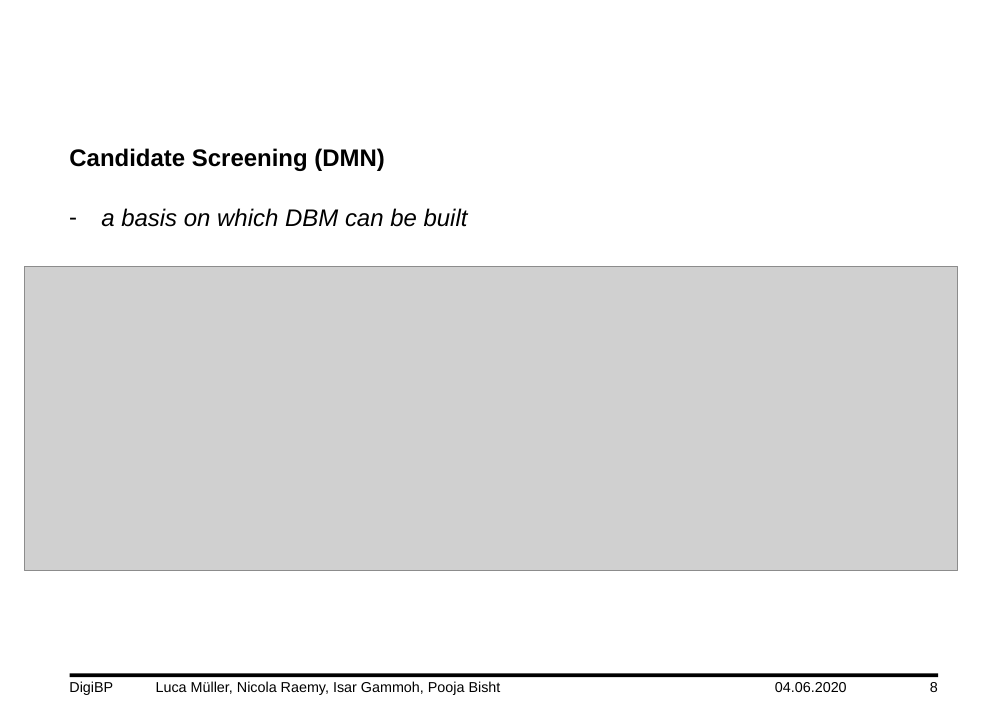
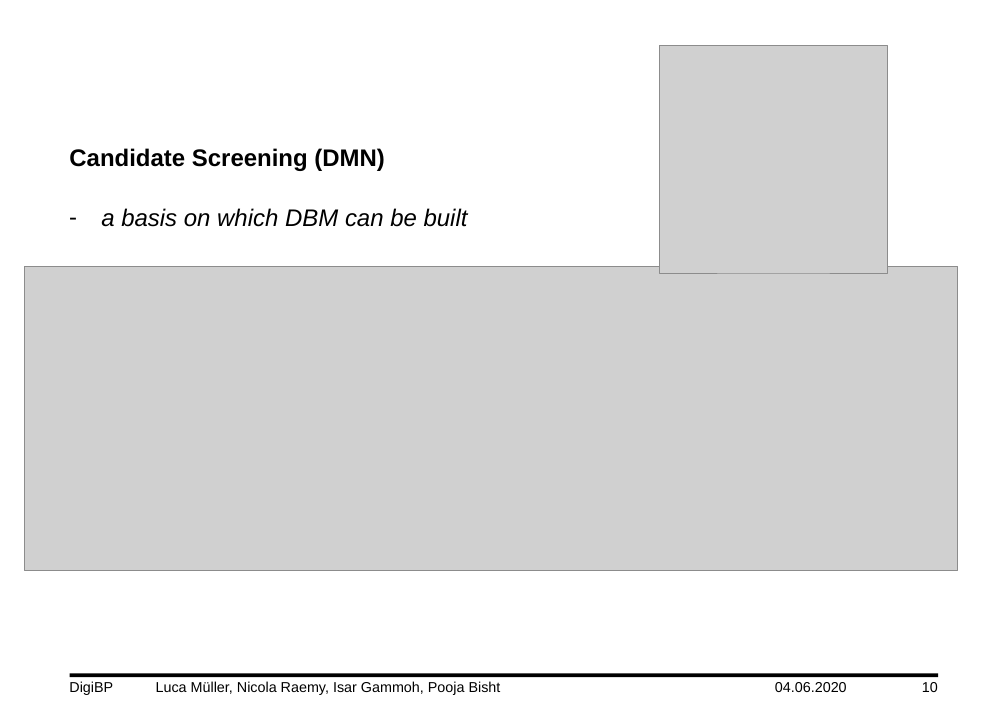
Before and after one commit to DigiBP/DigiBP_DanishBlue, a slide deck: slide 10 of Presentation/DigiBP_DanishBlue_Presentation_V4.pptx (slide 8 before the commit). Drawn at 1008x713 pixels with LibreOffice and Linux fonts; fonts in the diff are those of the drawing; grey boxes stand for pictures; background and template pictures are left out. Boxes give left, top, right and bottom in pixels: in the first picture for what was removed or moved away, otherwise in the second. Text is boxed around its words. In the diff, an @@ line names an element or a change of style, - is before the commit and + after.

```diff
--- a/Presentation/DigiBP_DanishBlue_Presentation_V4.pptx
+++ b/Presentation/DigiBP_DanishBlue_Presentation_V4.pptx
@@ picture added at (661, 46, 888, 273) @@
@@ page number at (922, 682, 938, 692): text changed @@
-8
+10
```
Also in this commit, not shown: 4 other slides changed, 3 slides added, 1 slide removed.
